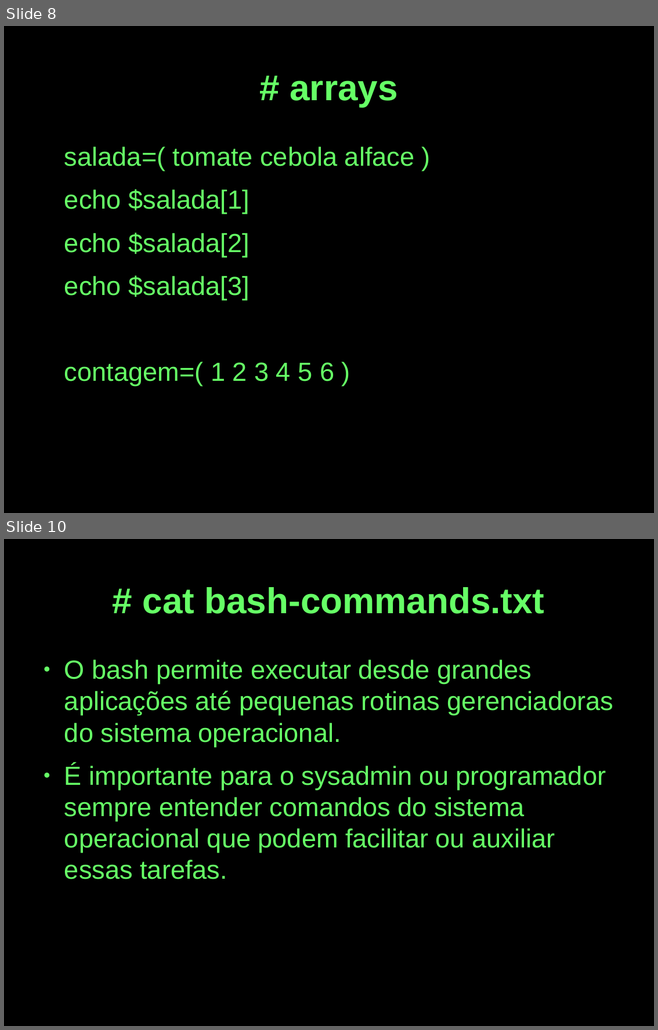
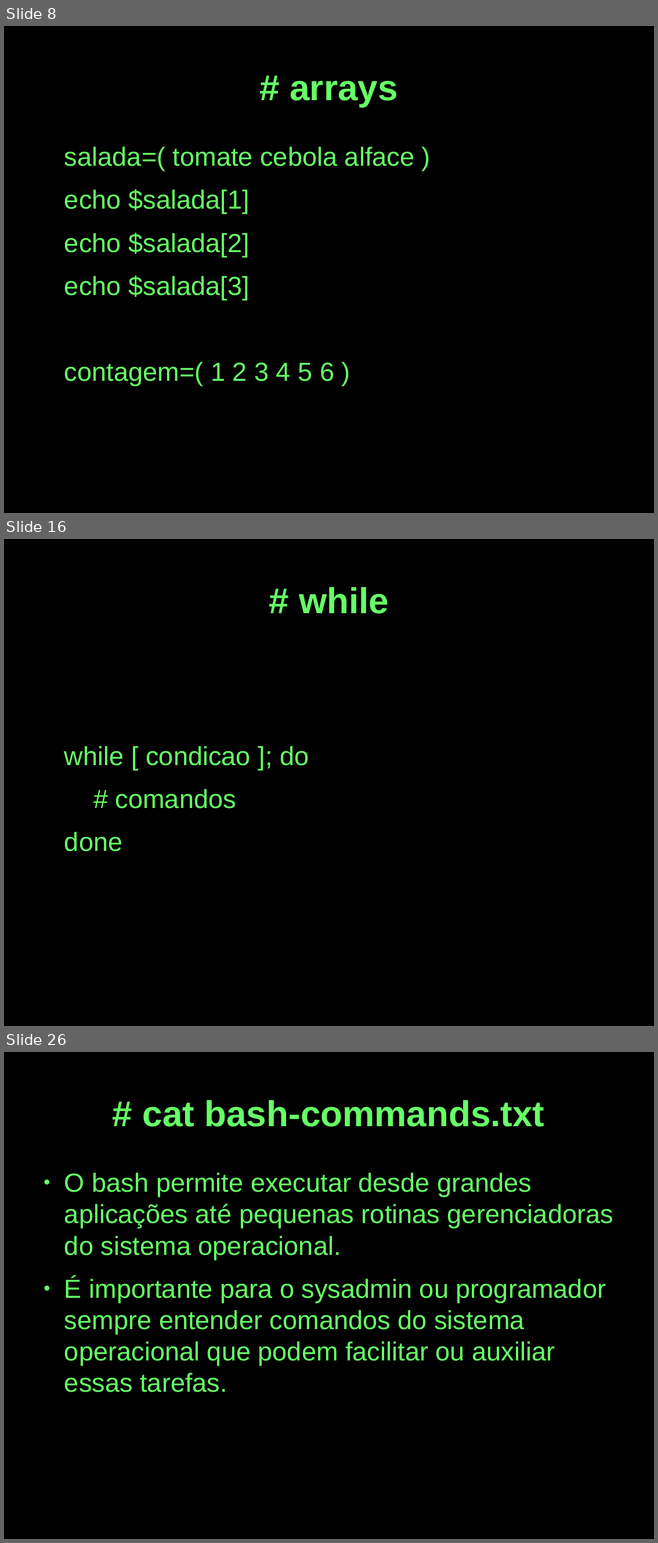
Before and after one commit to cjlcarvalho/presentations, a slide deck: shell-presentation.odp. Shown one above the other, each under a label of ours: slides 8 and 10 before the commit, slides 8, 16 and 26 after it; the slides between them are not shown. The pictures are 658x1030 and 658x1543 pixels, drawn with LibreOffice and Linux fonts; fonts in the diff are those of the drawing. Boxes give left, top, right and bottom in pixels: in the first picture for what was removed or moved away, otherwise in the second. Text is boxed around its words. In the diff, an @@ line names an element or a change of style, - is before the commit and + after.

```diff
--- a/shell-presentation.odp
+++ b/shell-presentation.odp
@@ slide 16 added at box(4, 539, 654, 1026), background #000000 @@
@@ title added at box(299, 587, 389, 614), 44 pt, text #66FF66, bold @@
+# while
@@ text added at box(64, 746, 308, 852), 32 pt, text #66FF66 @@
+while [ condicao ]; do
+# comandos
+done
@@ what was slide 10 is now slide 26 @@
```
Also in this commit, not shown: 1 slide changed, 18 other slides added, 1 slide removed, 2 other files.
